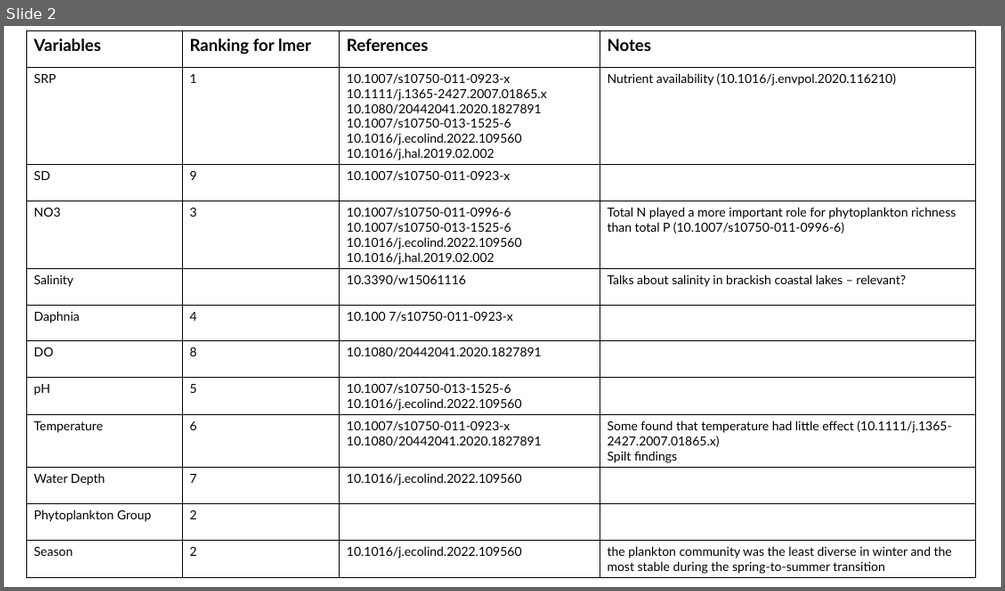
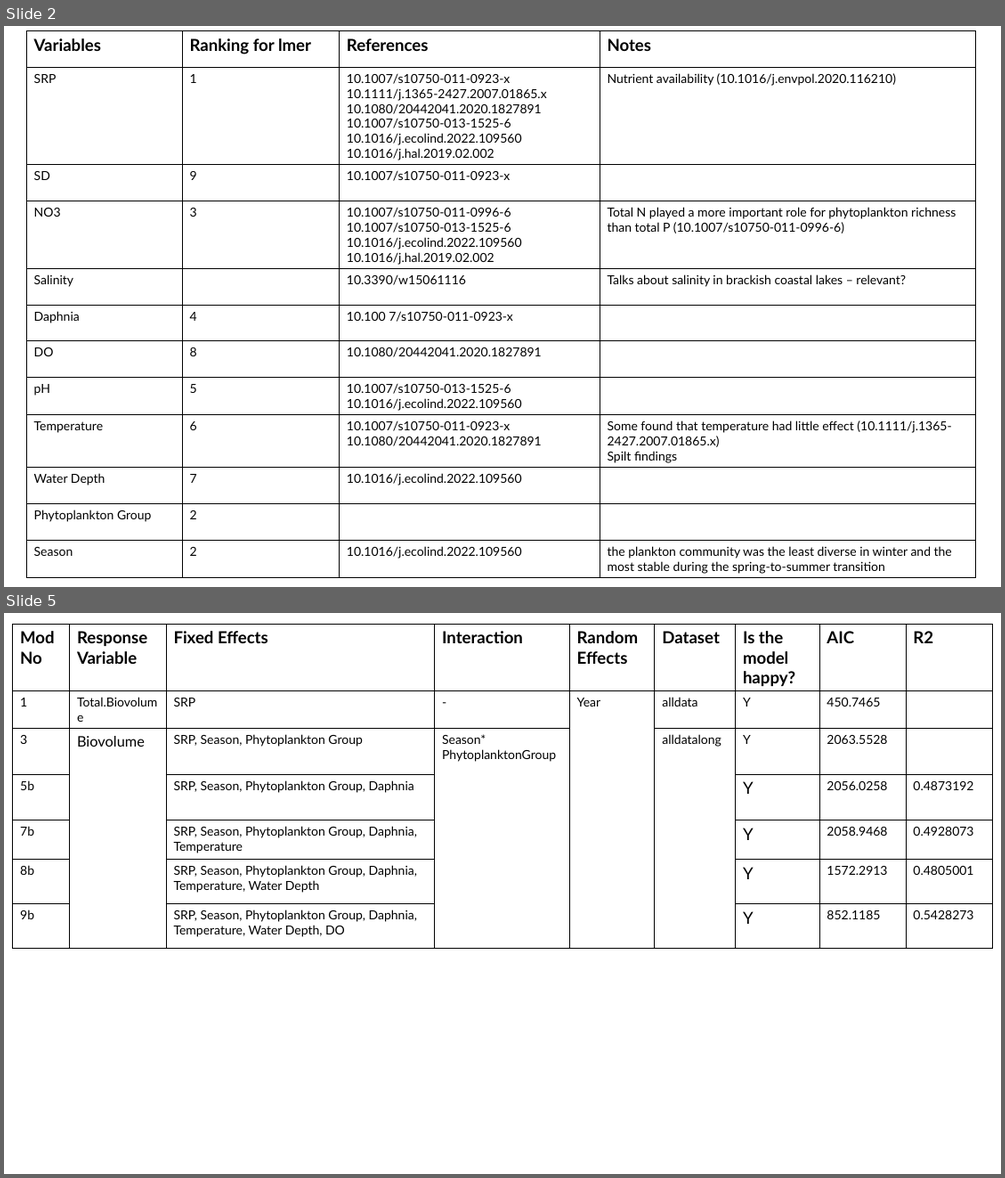
Before and after one commit to arielkoh02/dissertation-loch-leven, a slide deck: output/24.3.pptx. Shown one above the other, each under a label of ours: slide 2 before the commit, slides 2 and 5 after it; the slides between them are not shown. The pictures are 1005x591 and 1005x1178 pixels, drawn with LibreOffice and Linux fonts; fonts in the diff are those of the drawing. Boxes give left, top, right and bottom in pixels: in the first picture for what was removed or moved away, otherwise in the second. Text is boxed around its words. In the diff, an @@ line names an element or a change of style, - is before the commit and + after.

```diff
--- a/output/24.3.pptx
+++ b/output/24.3.pptx
@@ slide 5 added at (x1=4, y1=613, x2=1001, y2=1174), background #FFFFFF @@
@@ table added at (x1=13, y1=625, x2=991, y2=949), 7 rows, 9 columns @@
+ModNo | Response Variable | Fixed Effects | Interaction | Random Effects | Dataset | Is the model happy? | AIC | R2
+1 | Total.Biovolume | SRP | - | Year | alldata | Y | 450.7465 | 
+3 | Biovolume | SRP, Season, Phytoplankton Group | Season* / PhytoplanktonGroup |  | alldatalong | Y | 2063.5528 | 
+5b |  | SRP, Season, Phytoplankton Group, Daphnia |  |  |  | Y | 2056.0258 | 0.4873192
+7b |  | SRP, Season, Phytoplankton Group, Daphnia, Temperature |  |  |  | Y | 2058.9468 | 0.4928073
+8b |  | SRP, Season, Phytoplankton Group, Daphnia, Temperature, Water Depth |  |  |  | Y | 1572.2913 | 0.4805001
+9b |  | SRP, Season, Phytoplankton Group, Daphnia, Temperature, Water Depth, DO |  |  |  | Y | 852.1185 | 0.5428273
```
Also in this commit, not shown: 1 slide changed, 8 other slides added, 10 slides removed, 3 other files.
